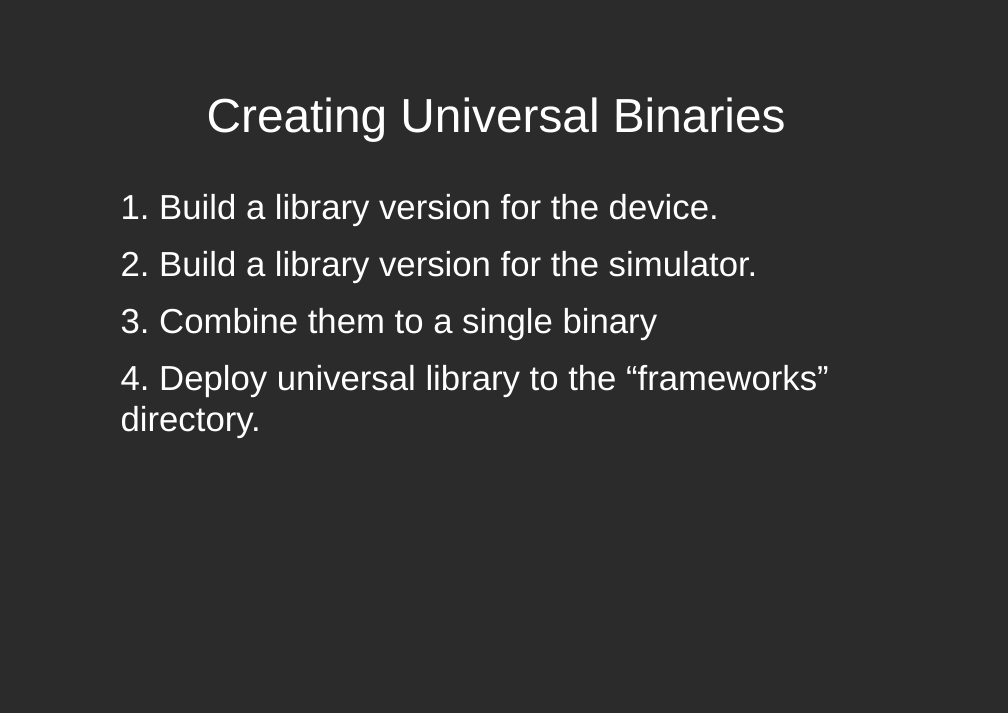
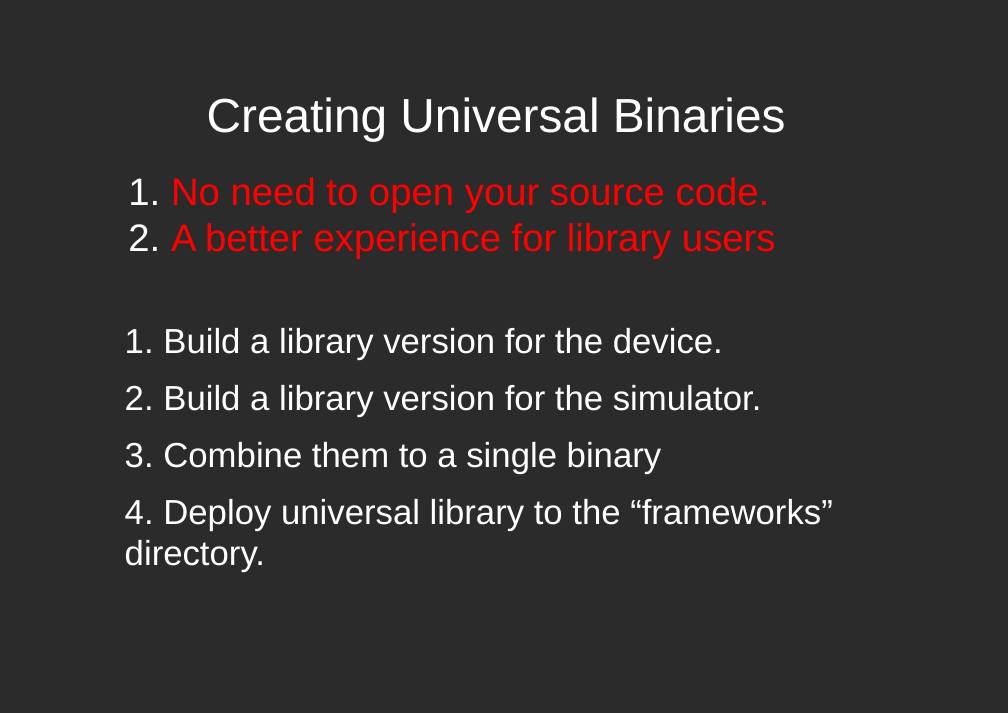
Before and after one commit to dodikk/iOS-articles, a slide deck: slide 13 of 3-iContiniousIntegration/ciPresentation.odp (slide 12 before the commit). Drawn at 1008x713 pixels with LibreOffice and Linux fonts; fonts in the diff are those of the drawing; background and template pictures are left out; a plain dark background stands for a picture behind light text. Boxes give left, top, right and bottom in pixels: in the first picture for what was removed or moved away, otherwise in the second. Text is boxed around its words. In the diff, an @@ line names an element or a change of style, - is before the commit and + after.

```diff
--- a/3-iContiniousIntegration/ciPresentation.odp
+++ b/3-iContiniousIntegration/ciPresentation.odp
@@ text added at [128,177,776,259], 32 pt, text #FF0000 @@
+1. No need to open your source code.
+2. A better experience for library users
@@ text "1. Build a library version ...": place and size @@
-text "1. Build a library version ..." at [121,194,829,438]
+text "1. Build a library version ..." at [125,328,833,572]
```
Also in this commit, not shown: 5 other slides changed, 7 slides added, 3 other files.
